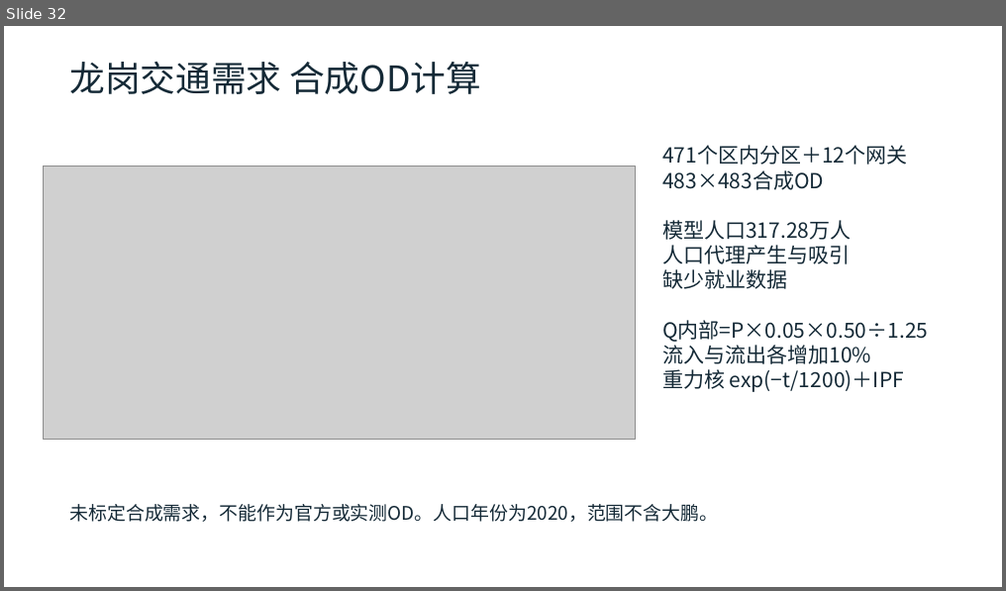
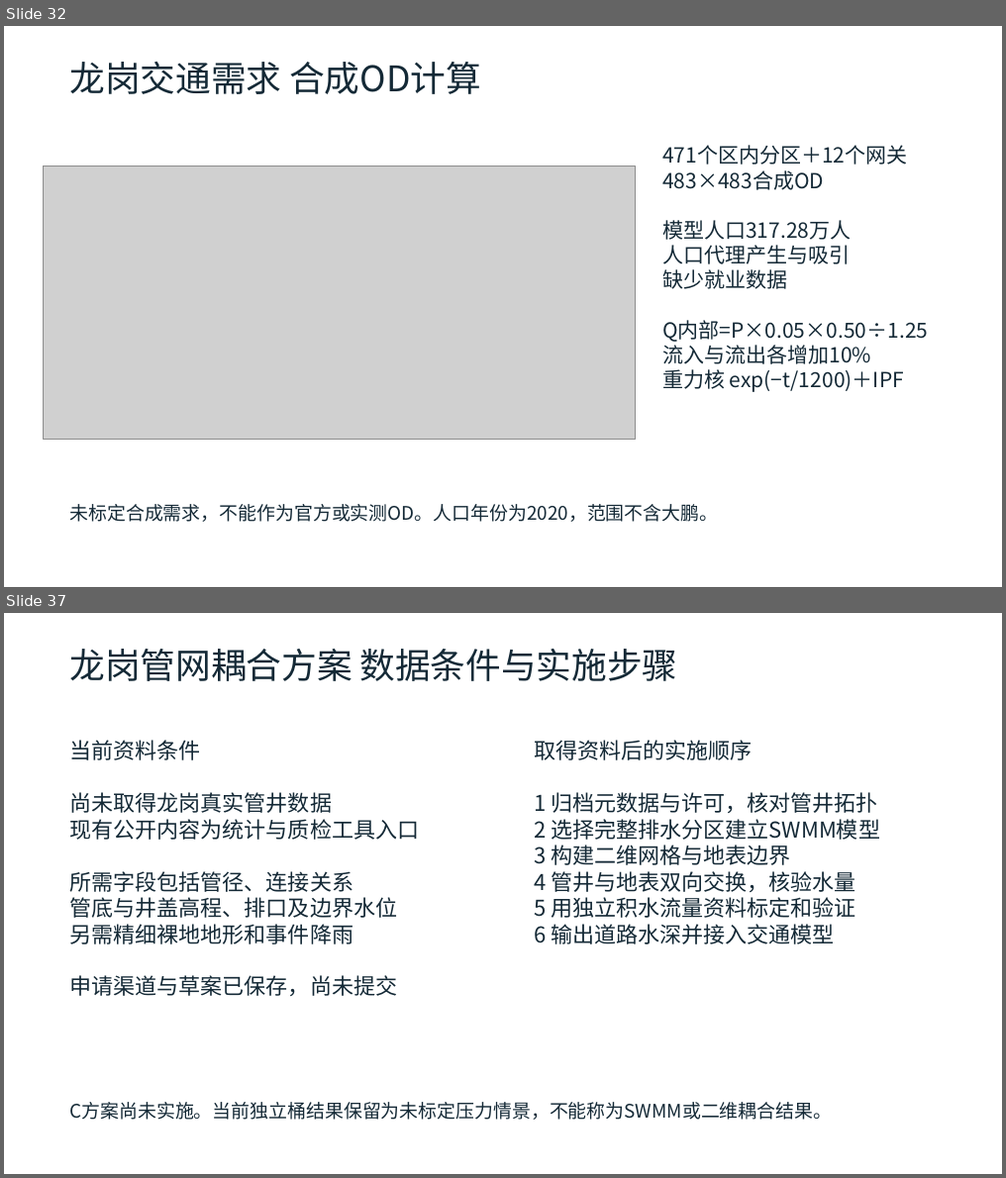
Before and after one commit to zhzhzh666/jiaotong, a slide deck: docs/deliverables/开题与阶段进展汇报.pptx. Shown one above the other, each under a label of ours: slide 32 before the commit, slides 32 and 37 after it; the slides between them are not shown. The pictures are 1006x591 and 1006x1178 pixels, drawn with LibreOffice and Linux fonts; fonts in the diff are those of the drawing; grey boxes stand for pictures. Boxes give left, top, right and bottom in pixels: in the first picture for what was removed or moved away, otherwise in the second. Text is boxed around its words. In the diff, an @@ line names an element or a change of style, - is before the commit and + after.

```diff
--- a/docs/deliverables/开题与阶段进展汇报.pptx
+++ b/docs/deliverables/开题与阶段进展汇报.pptx
@@ slide 37 added at (4, 613, 1002, 1174), background #FFFFFF @@
@@ text added at (69, 649, 678, 681), 34 pt, text #142936 @@
+龙岗管网耦合方案 数据条件与实施步骤
@@ text added at (69, 740, 419, 996), 21 pt, text #142936 @@
+当前资料条件
+尚未取得龙岗真实管井数据
+现有公开内容为统计与质检工具入口
+所需字段包括管径、连接关系
+管底与井盖高程、排口及边界水位
+另需精细裸地地形和事件降雨
+申请渠道与草案已保存，尚未提交
@@ text added at (534, 740, 880, 945), 21 pt, text #142936 @@
+取得资料后的实施顺序
+1 归档元数据与许可，核对管井拓扑
+2 选择完整排水分区建立SWMM模型
+3 构建二维网格与地表边界
+4 管井与地表双向交换，核验水量
+5 用独立积水流量资料标定和验证
+6 输出道路水深并接入交通模型
@@ text added at (69, 1102, 832, 1120), 18 pt, text #142936 @@
+C方案尚未实施。当前独立桶结果保留为未标定压力情景，不能称为SWMM或二维耦合结果。
```
Also in this commit, not shown: 9 slides changed, 3 other slides added, 19 other files.
